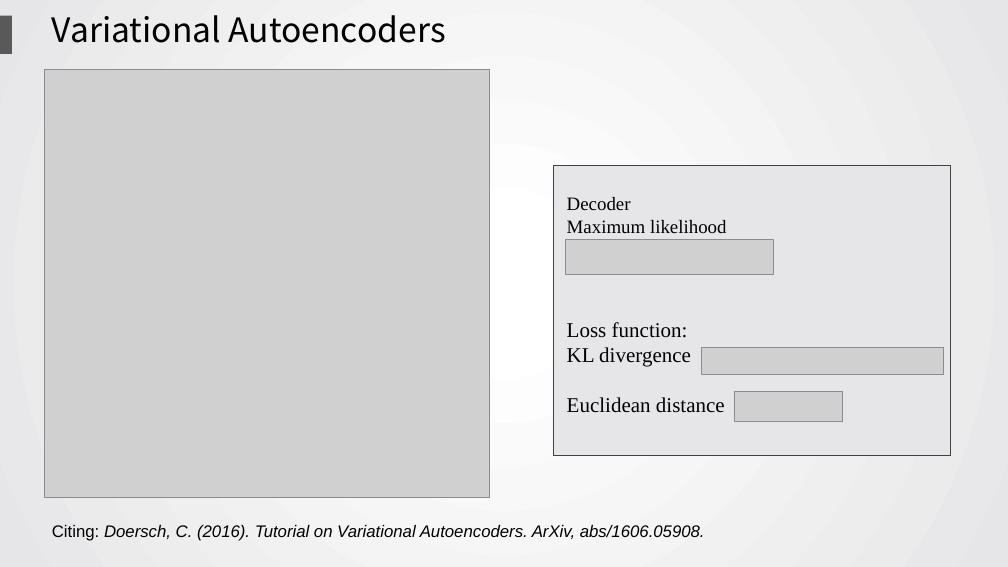
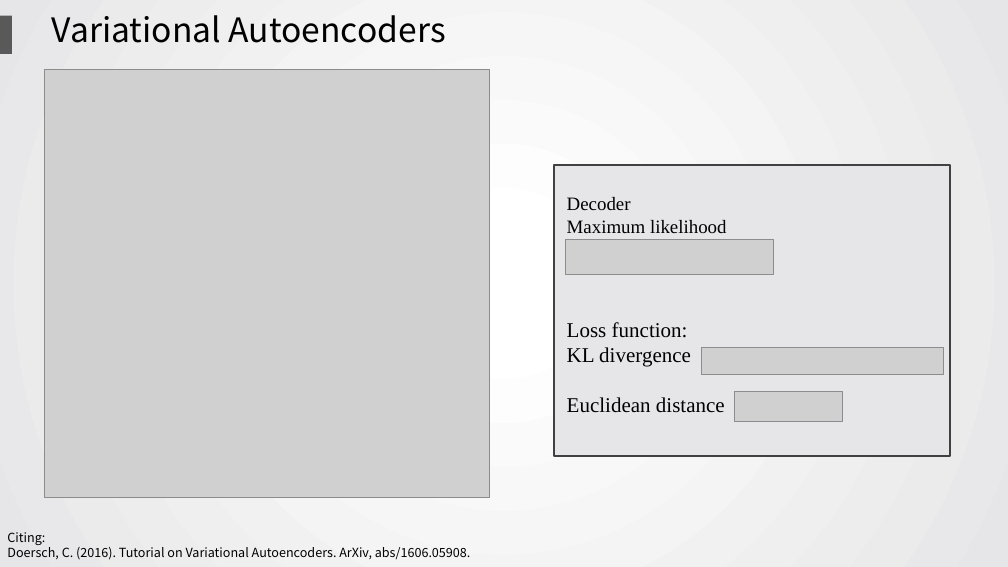
Before and after one commit to wolvestotem/Rumor-Detection, a slide deck: slide 13 of 580presentation.pptx. Drawn at 1008x567 pixels with LibreOffice and Linux fonts; fonts in the diff are those of the drawing; grey boxes stand for pictures. Boxes give left, top, right and bottom in pixels: in the first picture for what was removed or moved away, otherwise in the second. Text is boxed around its words. In the diff, an @@ line names an element or a change of style, - is before the commit and + after.

```diff
--- a/580presentation.pptx
+++ b/580presentation.pptx
@@ text at (7,532,471,560): text changed; size 16 to 12 pt; font Arial to Noto Sans CJK SC; italic off @@
-Citing: Doersch, C. (2016). Tutorial on Variational Autoencoders. ArXiv, abs/1606.05908.
+Citing:
+Doersch, C. (2016). Tutorial on Variational Autoencoders. ArXiv, abs/1606.05908.
```
Also in this commit, not shown: 15 other slides changed, 5 slides added, 2 slides removed.
